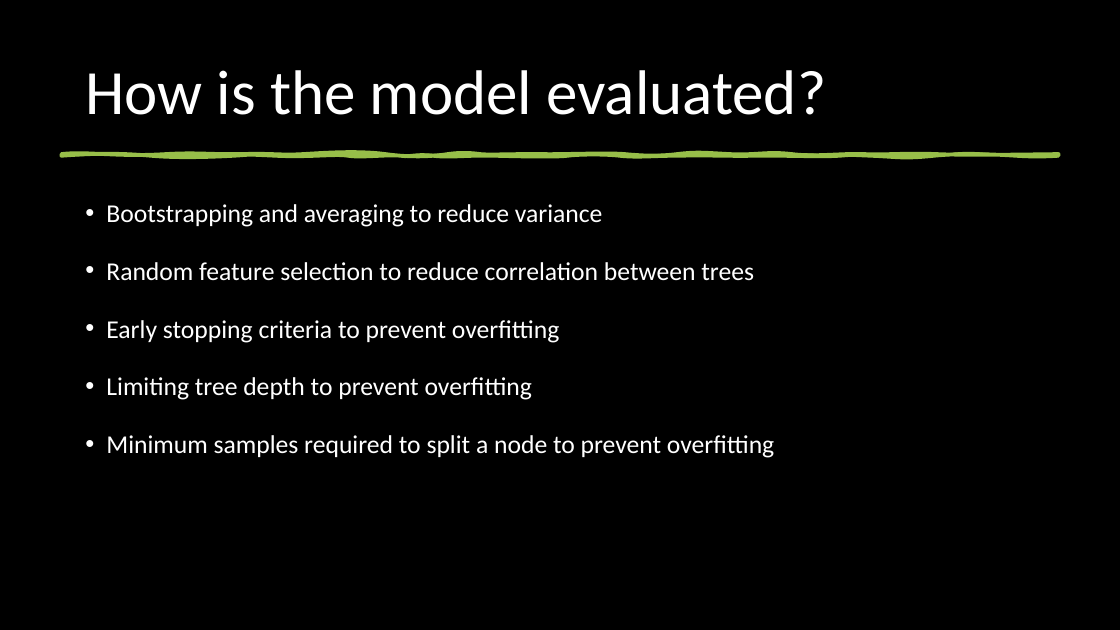
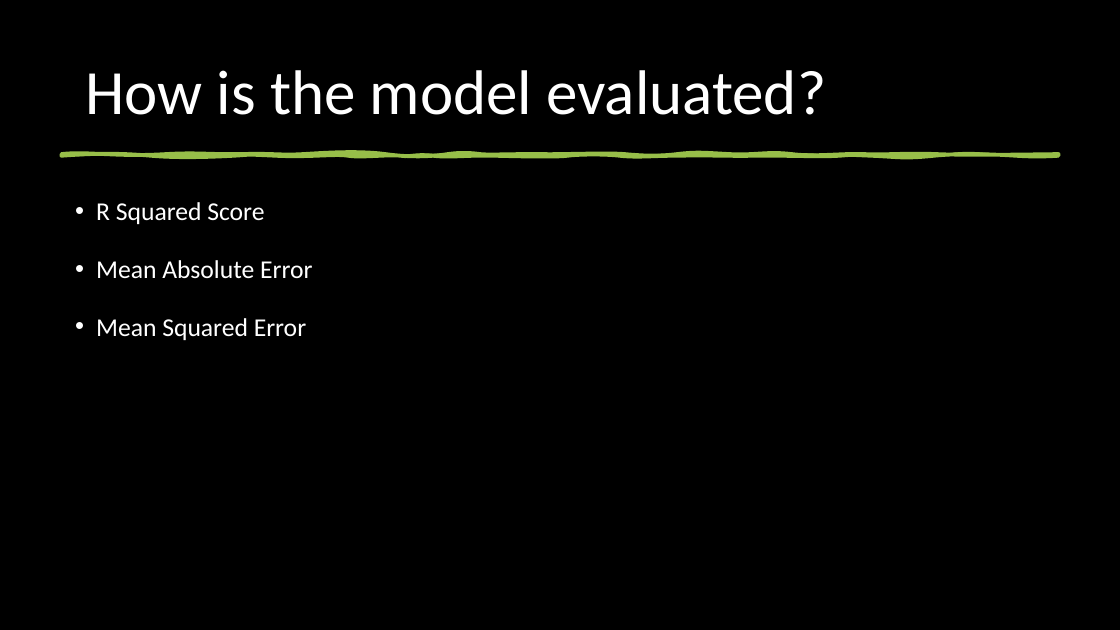
Before and after one commit to abrahamsj/Week_09_Assmnt, a slide deck: slide 8 of PowerPoint/assessment_9_PPTX.pptx. Drawn at 1120x630 pixels with LibreOffice and Linux fonts; fonts in the diff are those of the drawing. Boxes give left, top, right and bottom in pixels: in the first picture for what was removed or moved away, otherwise in the second. Text is boxed around its words. In the diff, an @@ line names an element or a change of style, - is before the commit and + after.

```diff
--- a/PowerPoint/assessment_9_PPTX.pptx
+++ b/PowerPoint/assessment_9_PPTX.pptx
@@ text at (96, 202, 312, 340): text changed @@
-• Bootstrapping and averaging to reduce variance
-• Random feature selection to reduce correlation between trees
-• Early stopping criteria to prevent overfitting
-• Limiting tree depth to prevent overfitting
-• Minimum samples required to split a node to prevent overfitting
+• R Squared Score
+• Mean Absolute Error
+• Mean Squared Error
```
Also in this commit, not shown: 7 other slides changed, 4 other files.
